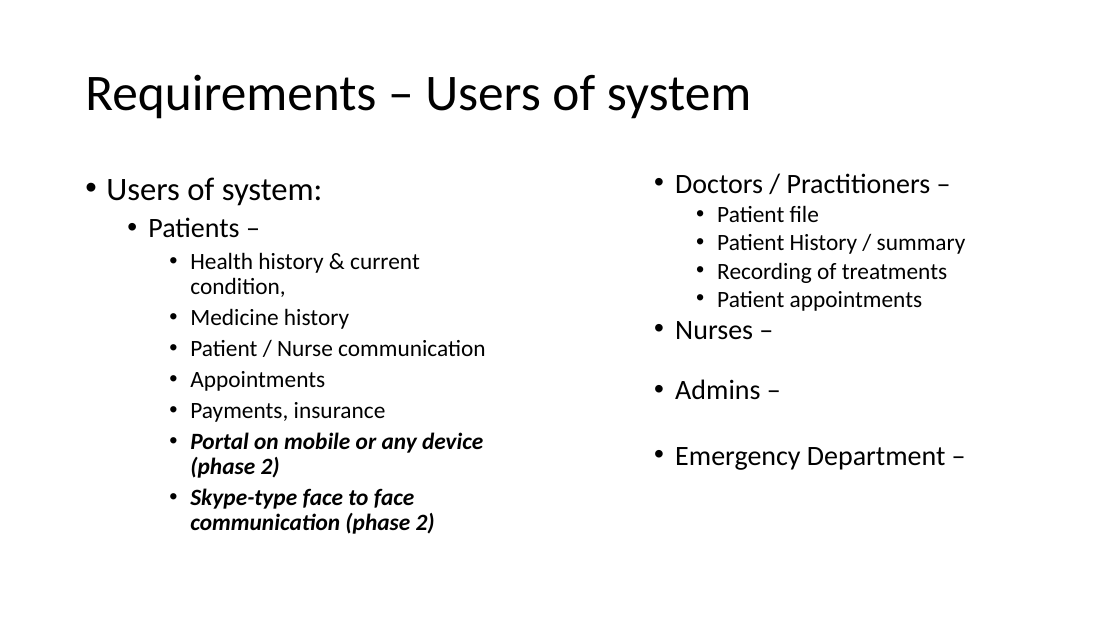
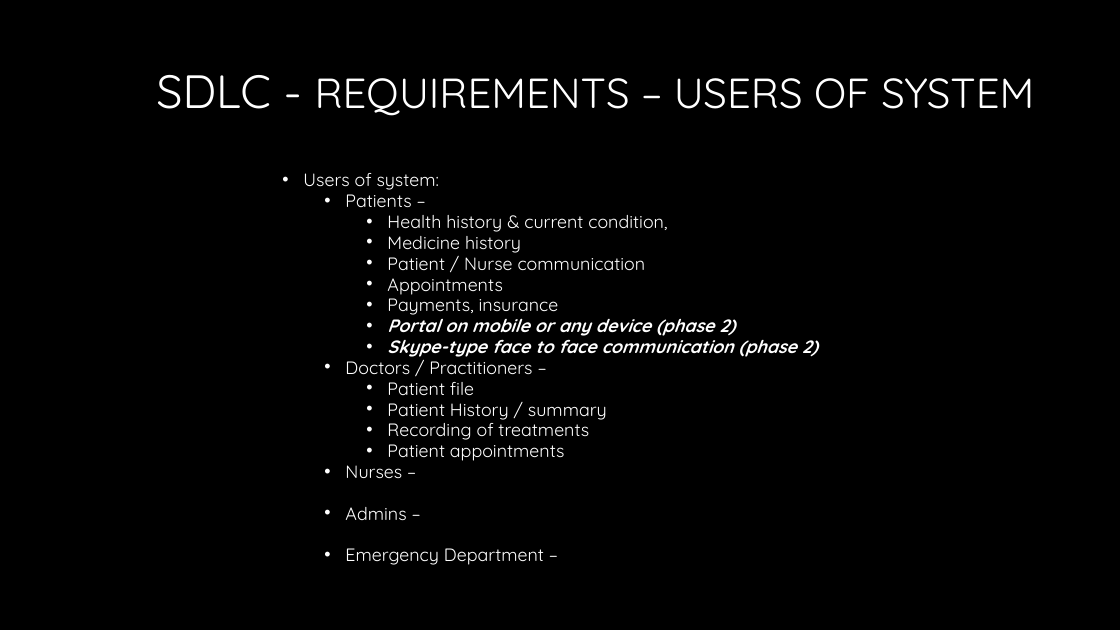
Before and after one commit to petrusfourie/health_first, a slide deck: slide 23 of Hospital_Management_Project.pptx (slide 13 before the commit). Drawn at 1120x630 pixels with LibreOffice and Linux fonts; fonts in the diff are those of the drawing; background and template pictures are left out. Boxes give left, top, right and bottom in pixels: in the first picture for what was removed or moved away, otherwise in the second. Text is boxed around its words. In the diff, an @@ line names an element or a change of style, - is before the commit and + after.

Commit message:
Updated slides - waiting for UML design

```diff
--- a/Hospital_Management_Project.pptx
+++ b/Hospital_Management_Project.pptx
@@ background #FFFFFF to #000000 @@
@@ title at (156, 75, 1034, 116): text changed; size 44 to 36 pt; font Calibri to Quicksand; text colour #000000 to #FFFFFF @@
-Requirements – Users of system
+SDLC - REQUIREMENTS – USERS OF SYSTEM
@@ text "Users of system:": place and size @@
-text "Users of system:" at (106, 177, 486, 534)
+text "Users of system:" at (303, 173, 818, 565)
@@ text at (303, 173, 818, 357): size 28 to 15.3 pt in "Users of system:"; font Calibri to Quicksand, text colour #000000 to #FFFFFF in "Users of system:", "Patients –", "Health history & current condition,", "Medicine history" and 5 more places; size 24 to 15.3 pt in "Patients –"; size 20 to 15.3 pt in "Health history & current condition,", "Medicine history", "Patient / Nurse communication", "Appointments" and 3 more places; line spacing 0.9 to 0.7 @@
@@ text removed at (675, 173, 966, 470) @@
-  • Doctors / Practitioners –
-    • Patient file
-    • Patient History / summary
-    • Recording of treatments
-    • Patient appointments
-  • Nurses –
-  • Admins –
-  • Emergency Department –
@@ text at (345, 355, 607, 565): paragraphs added @@
+  • Doctors / Practitioners –
+    • Patient file
+    • Patient History / summary
+    • Recording of treatments
+    • Patient appointments
+  • Nurses –
+  • Admins –
+  • Emergency Department –
```
Also in this commit, not shown: 13 other slides changed, 9 slides added.
